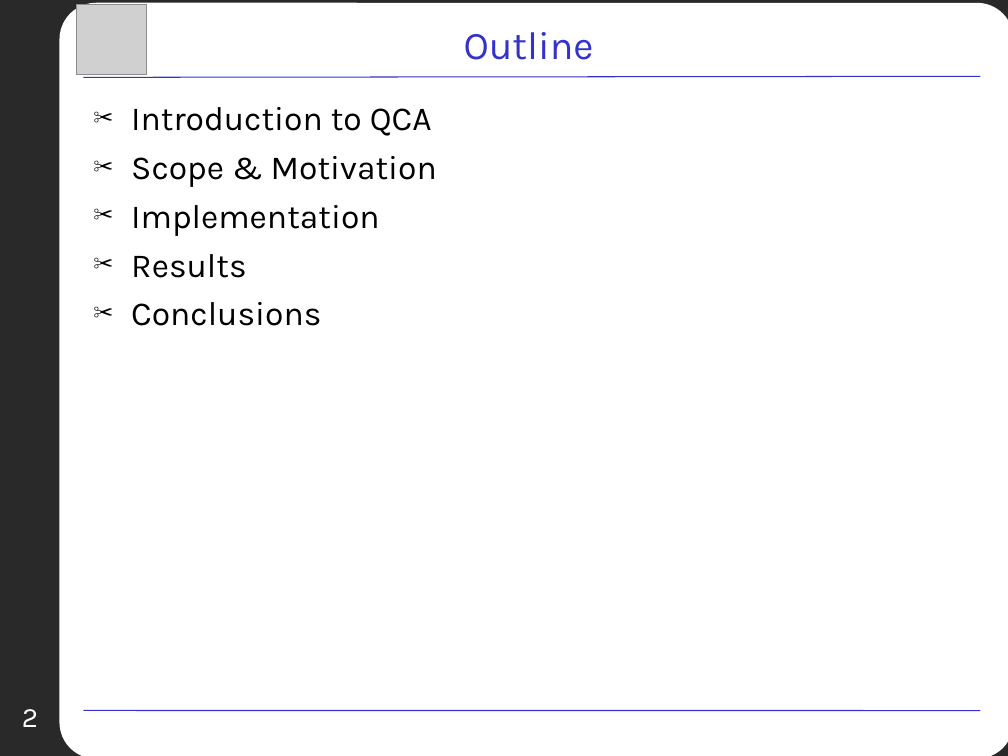
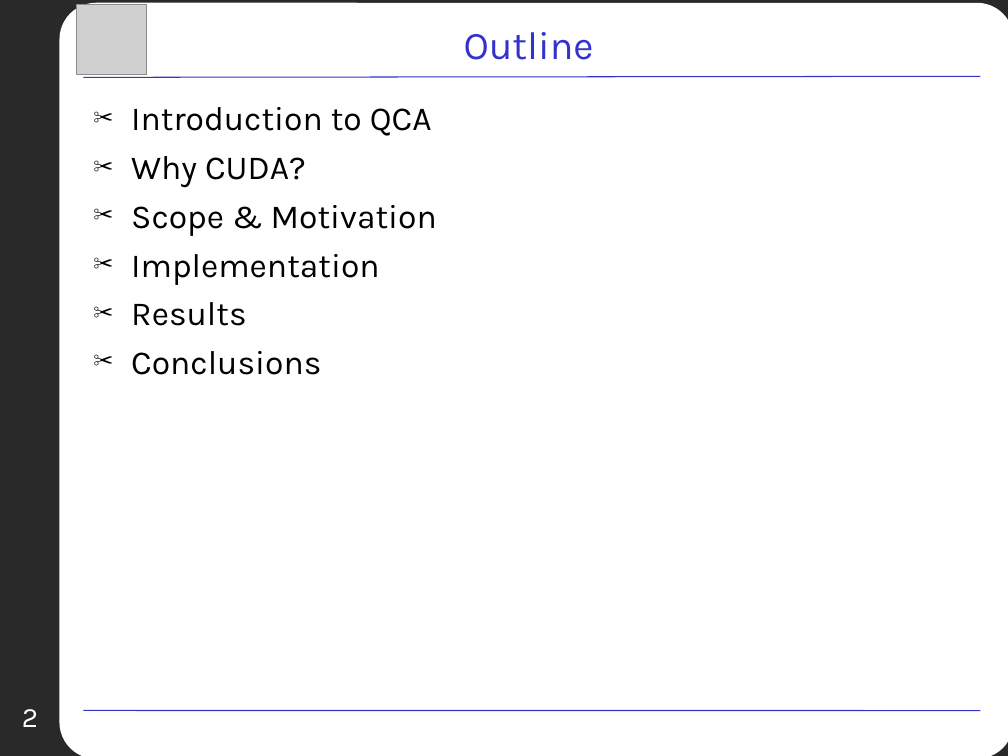
Before and after one commit to Anthz/qcadesigner-cuda, a slide deck: slide 2 of docs/bistable/PPT/Presentation.ppt. Drawn at 1008x756 pixels with LibreOffice and Linux fonts; fonts in the diff are those of the drawing; grey boxes stand for pictures; background and template pictures are left out. Boxes give left, top, right and bottom in pixels: in the first picture for what was removed or moved away, otherwise in the second. Text is boxed around its words. In the diff, an @@ line names an element or a change of style, - is before the commit and + after.

```diff
--- a/docs/bistable/PPT/Presentation.ppt
+++ b/docs/bistable/PPT/Presentation.ppt
@@ text at (131,156,306,188): paragraph added @@
+✂ Why CUDA?
```
Also in this commit, not shown: 10 other slides changed, 4 slides added, 3 slides removed, 1 other file.
